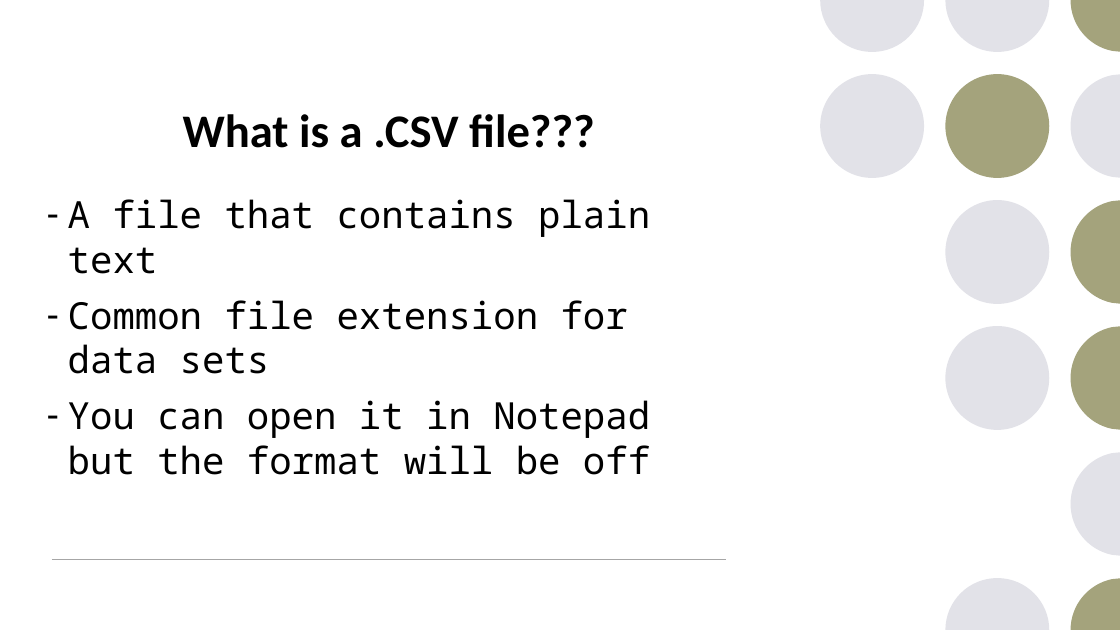
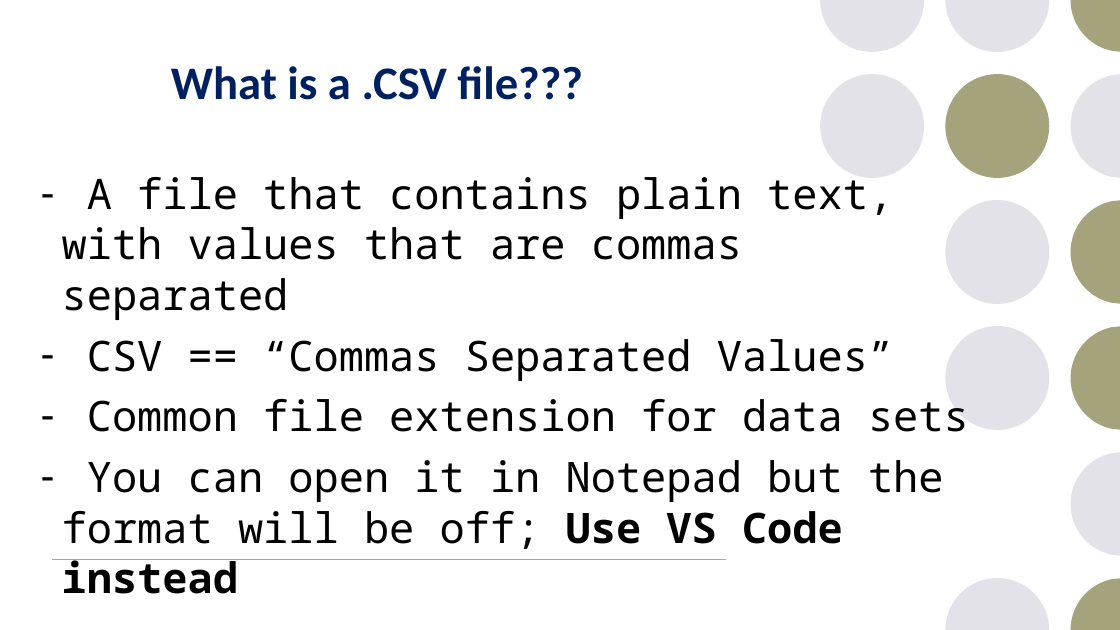
Before and after one commit to JohanBester/PythonResources, a slide deck: slide 27 of DAP_PowerPoints/week6-pandas.pptx (slide 28 before the commit). Drawn at 1120x630 pixels with LibreOffice and Linux fonts; fonts in the diff are those of the drawing. Boxes give left, top, right and bottom in pixels: in the first picture for what was removed or moved away, otherwise in the second. Text is boxed around its words. In the diff, an @@ line names an element or a change of style, - is before the commit and + after.

```diff
--- a/DAP_PowerPoints/week6-pandas.pptx
+++ b/DAP_PowerPoints/week6-pandas.pptx
@@ title "What is a .CSV file???": place and size @@
-title "What is a .CSV file???" at [183, 114, 595, 148]
+title "What is a .CSV file???" at [171, 66, 583, 100]
@@ title "What is a .CSV file???" at [171, 66, 583, 100]: text colour #000000 to #002060 @@
@@ text "A file that contains plain ...": place and size @@
-text "A file that contains plain ..." at [68, 199, 650, 475]
+text "A file that contains plain ..." at [62, 177, 969, 549]
@@ text at [62, 177, 893, 381]: text changed; size 32 to 36 pt @@
-– A file that contains plain text
+– A file that contains plain text, with values that are commas separated
+– CSV == “Commas Separated Values”
@@ text at [87, 399, 969, 432]: size 32 to 36 pt in "Common file extension for data sets" @@
@@ text at [62, 460, 944, 549]: text changed; size 32 to 36 pt @@
-– You can open it in Notepad but the format will be off
+– You can open it in Notepad but the format will be off; Use VS Code instead
```
Also in this commit, not shown: 63 other slides changed, 2 slides removed, 17 other files.
